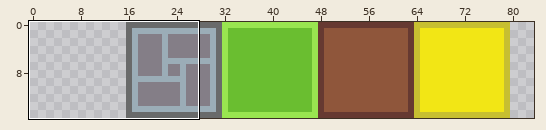
One commit to this sprite sheet: res/textures/tileatlas.png. The first picture is a wide view before the edit; the outline marks the close-up.
Close-up. As it was:
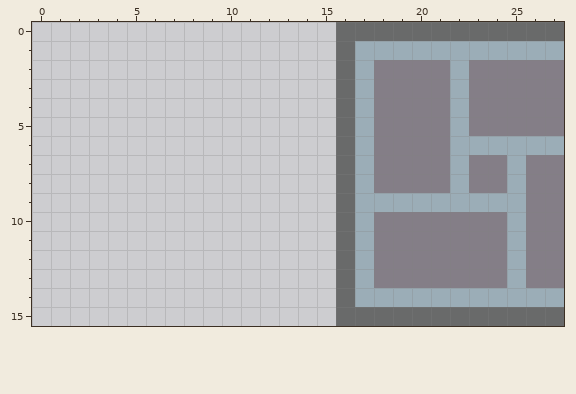
The file is 256x16 pixels. Shown: x 0..27, y 0..15. The old version is drawn lined up with the new one. The wide view leaves out empty margins.
Now the later version:
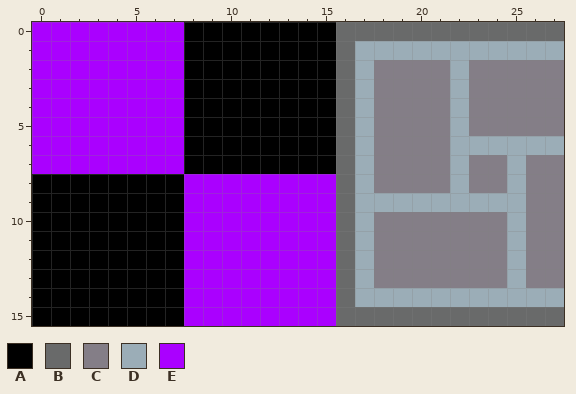
Palette (. is transparent): A #000000  B #696a6a  C #847e87  D #9badb7  E #aa00ff
What changed:
whole drawing moved by +16,+0 (the old picture is shown already moved)
@@ x 0..17 @@
- 0 ................BB
- 1 ................BD
- 2 ................BD
- 3 ................BD
- 4 ................BD
- 5 ................BD
- 6 ................BD
- 7 ................BD
- 8 ................BD
- 9 ................BD
-10 ................BD
-11 ................BD
-12 ................BD
-13 ................BD
-14 ................BD
-15 ................BB
+ 0 EEEEEEEEAAAAAAAABB
+ 1 EEEEEEEEAAAAAAAABD
+ 2 EEEEEEEEAAAAAAAABD
+ 3 EEEEEEEEAAAAAAAABD
+ 4 EEEEEEEEAAAAAAAABD
+ 5 EEEEEEEEAAAAAAAABD
+ 6 EEEEEEEEAAAAAAAABD
+ 7 EEEEEEEEAAAAAAAABD
+ 8 AAAAAAAAEEEEEEEEBD
+ 9 AAAAAAAAEEEEEEEEBD
+10 AAAAAAAAEEEEEEEEBD
+11 AAAAAAAAEEEEEEEEBD
+12 AAAAAAAAEEEEEEEEBD
+13 AAAAAAAAEEEEEEEEBD
+14 AAAAAAAAEEEEEEEEBD
+15 AAAAAAAAEEEEEEEEBB
Changed places in both close-ups, as pixel boxes (x1, y1, x2, y2):
added: (32, 22, 336, 326)
